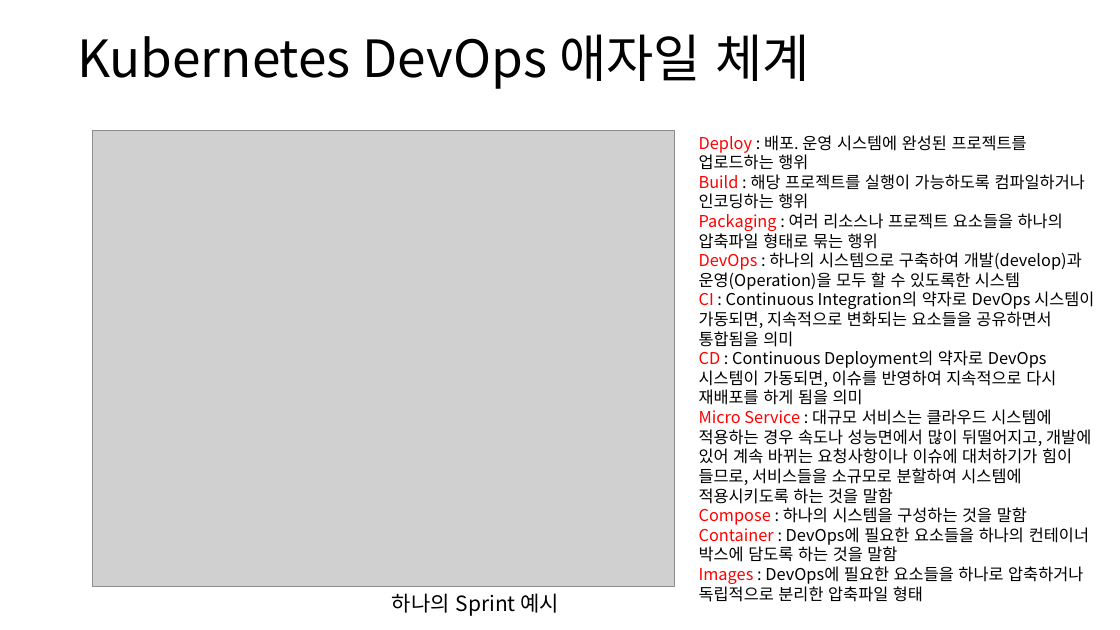
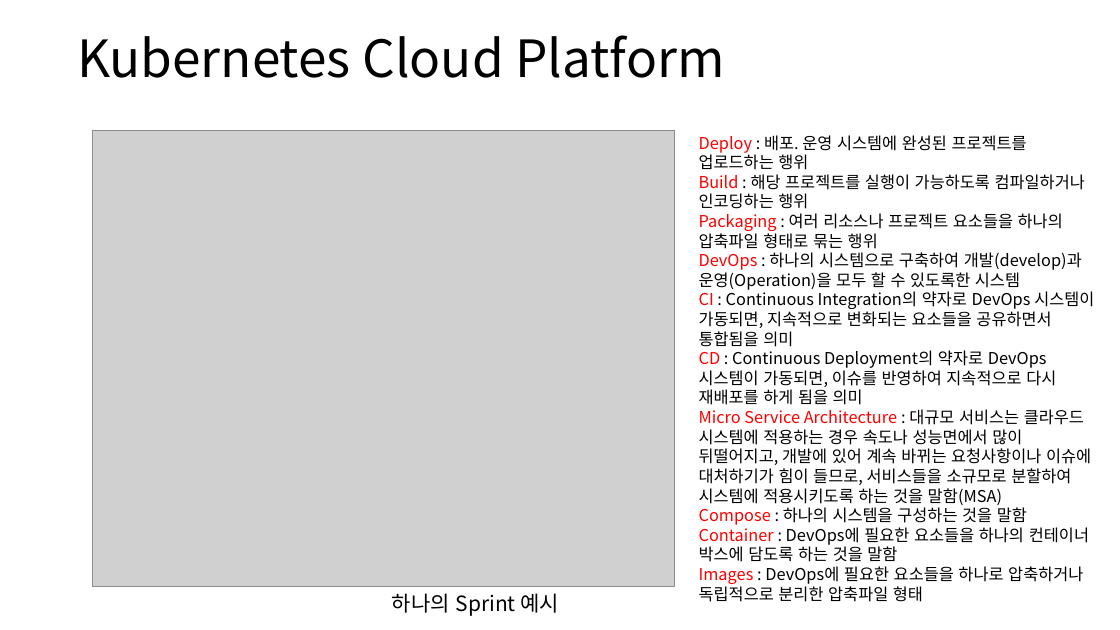
Before and after one commit to okgunyang/okgunyang2020, a slide deck: slide 6 of 미래의클라우드네이티브.pptx (slide 4 before the commit). Drawn at 1120x630 pixels with LibreOffice and Linux fonts; fonts in the diff are those of the drawing; grey boxes stand for pictures. Boxes give left, top, right and bottom in pixels: in the first picture for what was removed or moved away, otherwise in the second. Text is boxed around its words. In the diff, an @@ line names an element or a change of style, - is before the commit and + after.

Commit message:
Cloud Native

```diff
--- a/미래의클라우드네이티브.pptx
+++ b/미래의클라우드네이티브.pptx
@@ title at box(77, 35, 724, 78): text changed @@
-Kubernetes DevOps 애자일 체계
+Kubernetes Cloud Platform
@@ text at box(699, 409, 1091, 505): text changed @@
-Micro Service : 대규모 서비스는 클라우드 시스템에 적용하는 경우 속도나 성능면에서 많이 뒤떨어지고, 개발에 있어 계속 바뀌는 요청사항이나 이슈에 대처하기가 힘이 들므로, 서비스들을 소규모로 분할하여 시스템에 적용시키도록 하는 것을 말함
+Micro Service Architecture : 대규모 서비스는 클라우드 시스템에 적용하는 경우 속도나 성능면에서 많이 뒤떨어지고, 개발에 있어 계속 바뀌는 요청사항이나 이슈에 대처하기가 힘이 들므로, 서비스들을 소규모로 분할하여 시스템에 적용시키도록 하는 것을 말함(MSA)
```
Also in this commit, not shown: 1 other slide changed, 4 slides added.
